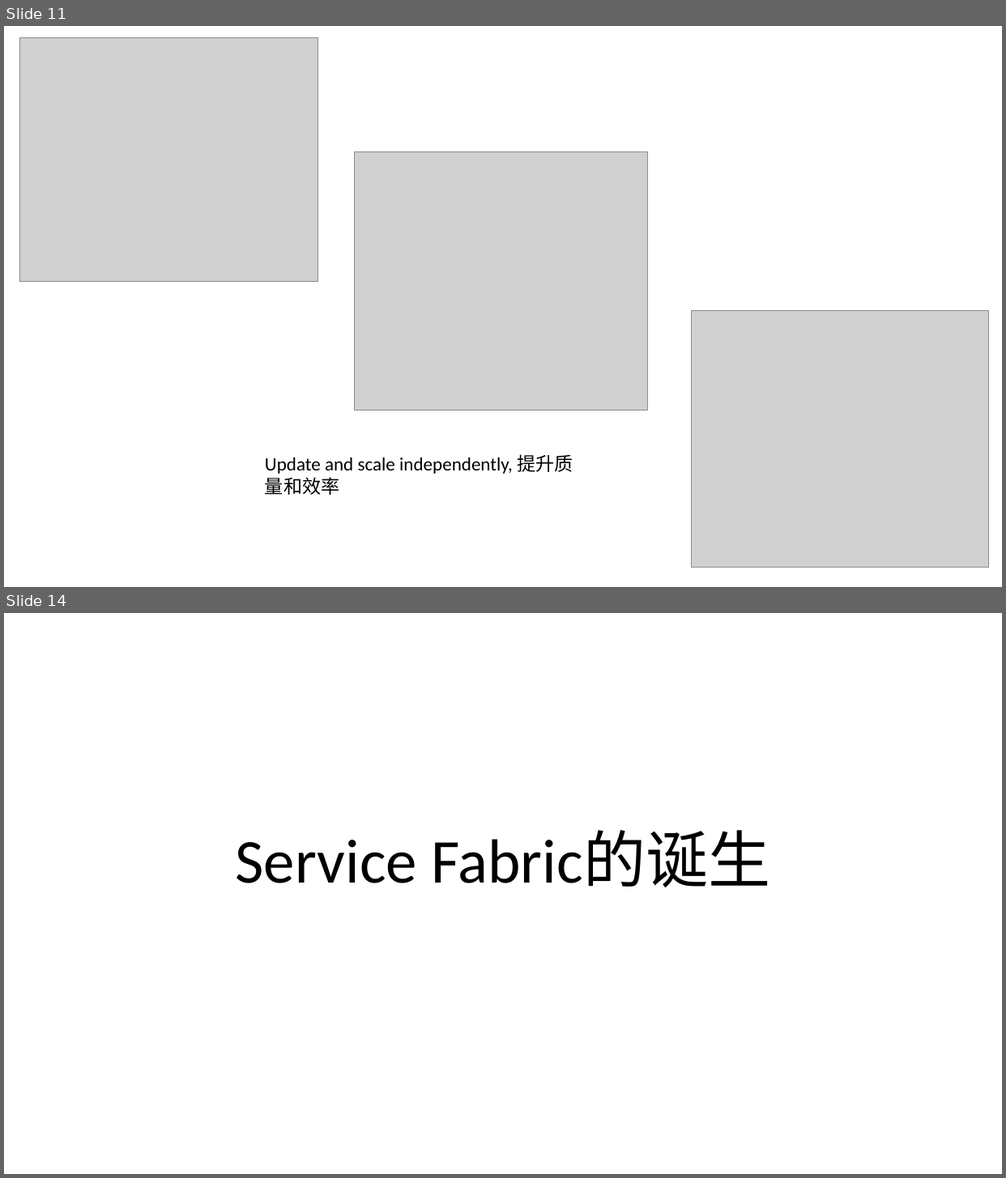
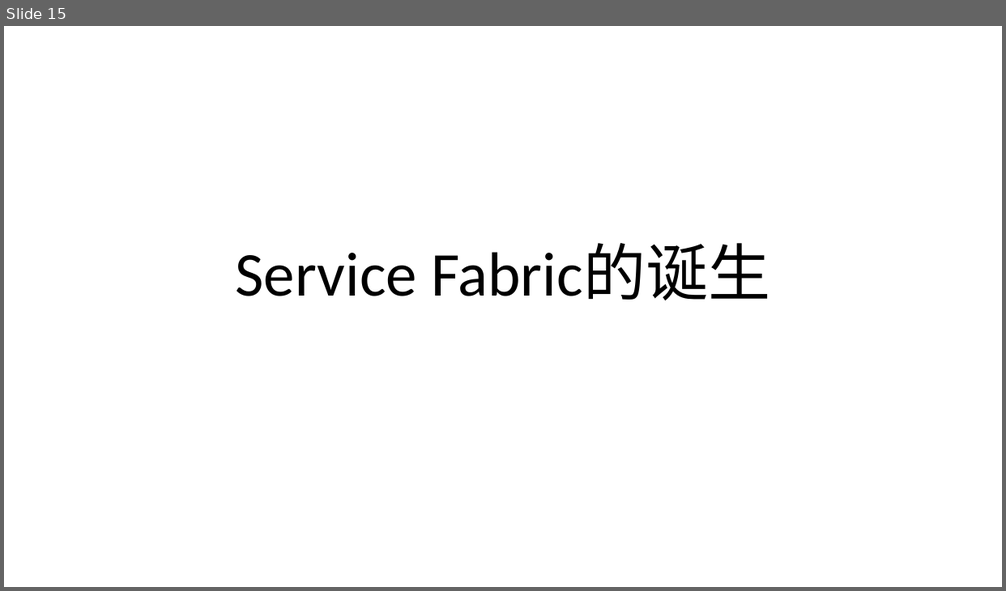
Before and after one commit to FredJiangFei/MyDocuments, a slide deck: 工作/Service Fabric/Service Fabric.pptx. Shown one above the other, each under a label of ours: slides 11 and 14 before the commit, slide 15 after it; the slides between them are not shown. The pictures are 1006x1178 and 1006x591 pixels, drawn with LibreOffice and Linux fonts; fonts in the diff are those of the drawing; grey boxes stand for pictures. Boxes give left, top, right and bottom in pixels: in the first picture for what was removed or moved away, otherwise in the second. Text is boxed around its words. In the diff, an @@ line names an element or a change of style, - is before the commit and + after.

```diff
--- a/工作/Service Fabric/Service Fabric.pptx
+++ b/工作/Service Fabric/Service Fabric.pptx
@@ slide 11 removed at bbox=[4, 26, 1002, 587], background #FFFFFF @@
@@ picture removed at bbox=[19, 37, 318, 281] @@
@@ picture removed at bbox=[355, 152, 648, 411] @@
@@ picture removed at bbox=[691, 311, 988, 568] @@
@@ text removed at bbox=[265, 454, 573, 495] @@
-Update and scale independently, 提升质量和效率
@@ what was slide 14 is now slide 15 @@
```
Also in this commit, not shown: 6 slides changed, 7 slides added, 5 other slides removed.
